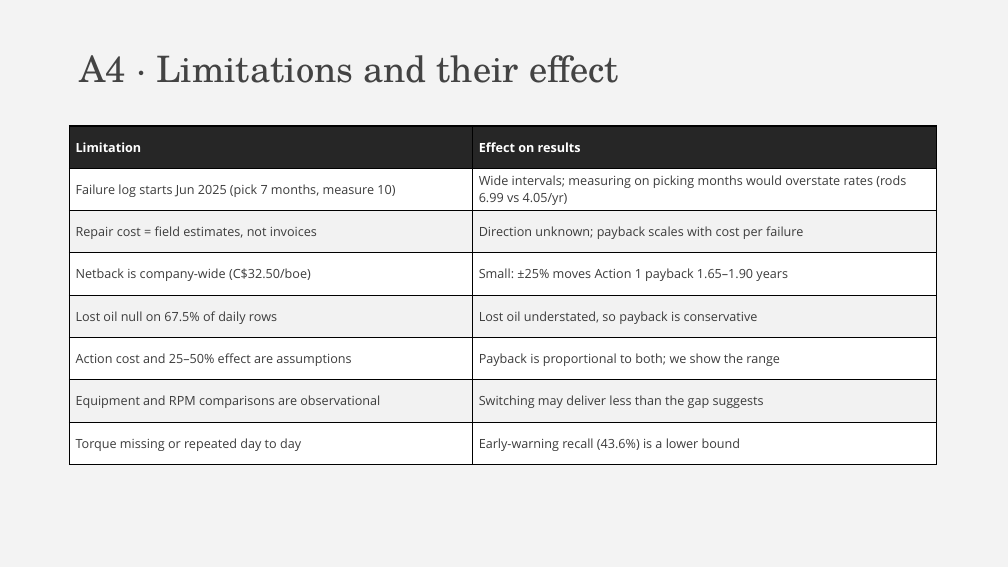
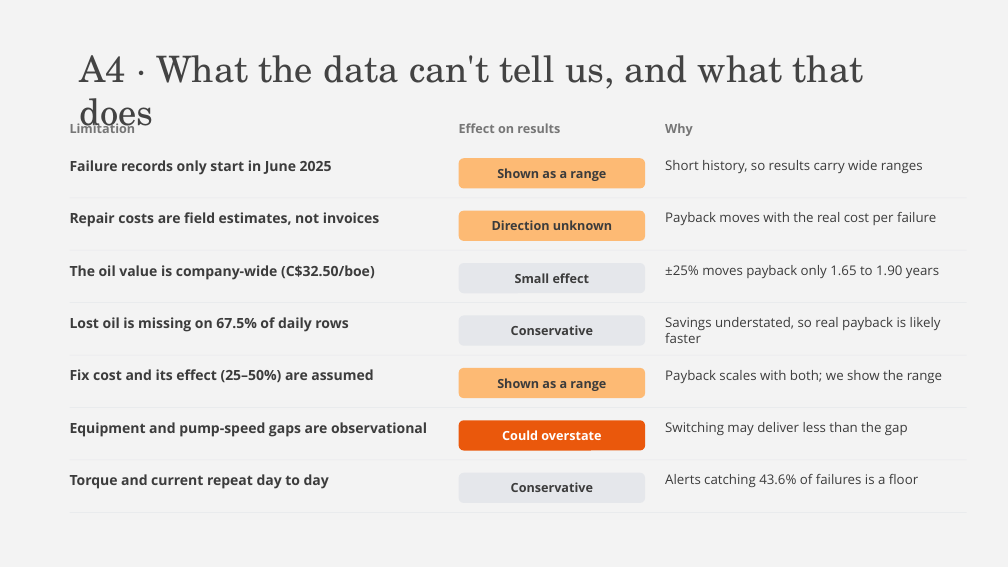
Before and after one commit to Angie629/dsmlc2026, a slide deck: slide 23 of docs/Bad Actors - DSMLC Datathon 2026.pptx. Drawn at 1008x567 pixels with LibreOffice and Linux fonts; fonts in the diff are those of the drawing. Boxes give left, top, right and bottom in pixels: in the first picture for what was removed or moved away, otherwise in the second. Text is boxed around its words. In the diff, an @@ line names an element or a change of style, - is before the commit and + after.

```diff
--- a/docs/Bad Actors - DSMLC Datathon 2026.pptx
+++ b/docs/Bad Actors - DSMLC Datathon 2026.pptx
@@ title at box(79, 55, 864, 133): text changed @@
-A4 · Limitations and their effect
+A4 · What the data can't tell us, and what that does
@@ table removed at box(70, 126, 936, 465), 8 rows, 2 columns @@
-Limitation | Effect on results
-Failure log starts Jun 2025 (pick 7 months, measure 10) | Wide intervals; measuring on picking months would overstate rates (rods 6.99 vs 4.05/yr)
-Repair cost = field estimates, not invoices | Direction unknown; payback scales with cost per failure
-Netback is company-wide (C$32.50/boe) | Small: ±25% moves Action 1 payback 1.65–1.90 years
-Lost oil null on 67.5% of daily rows | Lost oil understated, so payback is conservative
-Action cost and 25–50% effect are assumptions | Payback is proportional to both; we show the range
-Equipment and RPM comparisons are observational | Switching may deliver less than the gap suggests
-Torque missing or repeated day to day | Early-warning recall (43.6%) is a lower bound
@@ text added at box(70, 121, 136, 133), 9 pt, text #767676, bold @@
+Limitation
@@ text added at box(459, 123, 560, 133), 9 pt, text #767676, bold @@
+Effect on results
@@ text added at box(665, 123, 693, 136), 9 pt, text #767676, bold @@
+Why
@@ text added at box(70, 160, 332, 175), 10 pt, text #3C3C3C, bold @@
+Failure records only start in June 2025
@@ rounded rectangle added at box(459, 158, 645, 188), fill #FDBA74, 9 pt, text #3C3C3C, bold @@
+Shown as a range
@@ text added at box(665, 160, 923, 173), 9.5 pt, text #3C3C3C @@
+Short history, so results carry wide ranges
@@ rectangle added at box(70, 198, 967, 199), fill #E5E7EB @@
@@ text added at box(70, 212, 380, 227), 10 pt, text #3C3C3C, bold @@
+Repair costs are field estimates, not invoices
@@ rounded rectangle added at box(459, 211, 645, 241), fill #FDBA74, 9 pt, text #3C3C3C, bold @@
+Direction unknown
@@ text added at box(665, 212, 936, 225), 9.5 pt, text #3C3C3C @@
+Payback moves with the real cost per failure
@@ rectangle added at box(70, 250, 967, 251), fill #E5E7EB @@
@@ text added at box(70, 265, 375, 280), 10 pt, text #3C3C3C, bold @@
+The oil value is company-wide (C$32.50/boe)
@@ rounded rectangle added at box(459, 263, 645, 293), fill #E5E7EB, 9 pt, text #3C3C3C, bold @@
+Small effect
@@ text added at box(665, 265, 939, 278), 9.5 pt, text #3C3C3C @@
+±25% moves payback only 1.65 to 1.90 years
@@ rectangle added at box(70, 302, 967, 303), fill #E5E7EB @@
@@ text added at box(70, 317, 348, 332), 10 pt, text #3C3C3C, bold @@
+Lost oil is missing on 67.5% of daily rows
@@ rounded rectangle added at box(459, 316, 645, 346), fill #E5E7EB, 9 pt, text #3C3C3C, bold @@
+Conservative
@@ text added at box(665, 317, 941, 343), 9.5 pt, text #3C3C3C @@
+Savings understated, so real payback is likely faster
@@ rectangle added at box(70, 355, 967, 356), fill #E5E7EB @@
@@ text added at box(70, 369, 373, 382), 10 pt, text #3C3C3C, bold @@
+Fix cost and its effect (25–50%) are assumed
@@ rounded rectangle added at box(459, 368, 645, 398), fill #FDBA74, 9 pt, text #3C3C3C, bold @@
+Shown as a range
@@ text added at box(665, 370, 942, 383), 9.5 pt, text #3C3C3C @@
+Payback scales with both; we show the range
@@ rectangle added at box(70, 407, 967, 408), fill #E5E7EB @@
@@ text added at box(70, 422, 427, 437), 10 pt, text #3C3C3C, bold @@
+Equipment and pump-speed gaps are observational
@@ rounded rectangle added at box(459, 420, 645, 451), fill #EA580C, 9 pt, text #FFFFFF, bold @@
+Could overstate
@@ text added at box(665, 422, 908, 435), 9.5 pt, text #3C3C3C @@
+Switching may deliver less than the gap
@@ rectangle added at box(70, 460, 967, 461), fill #E5E7EB @@
@@ text added at box(70, 474, 329, 489), 10 pt, text #3C3C3C, bold @@
+Torque and current repeat day to day
@@ rounded rectangle added at box(459, 473, 645, 503), fill #E5E7EB, 9 pt, text #3C3C3C, bold @@
+Conservative
@@ text added at box(665, 474, 918, 487), 9.5 pt, text #3C3C3C @@
+Alerts catching 43.6% of failures is a floor
```
Also in this commit, not shown: 5 other slides changed, 1 other file.
